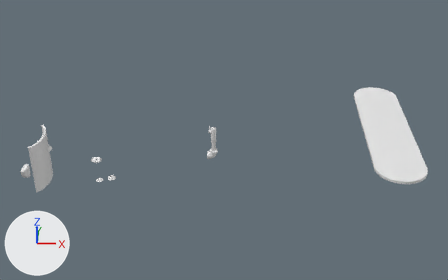
What one commit did to the Blender file Assets/Bots/objectmodeling.blend.
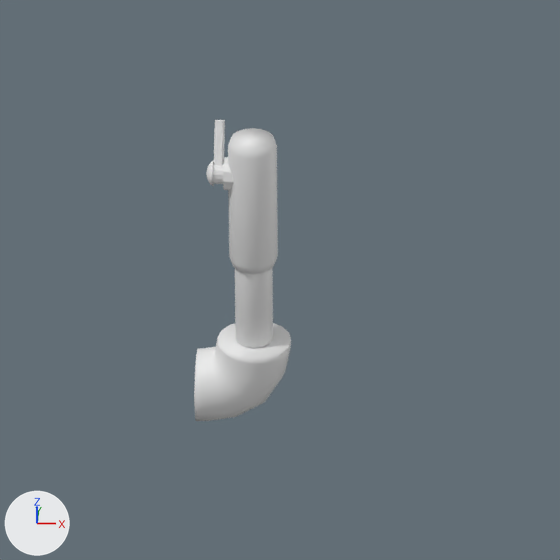
The first picture shows the older version from a 50 mm lens placed at (8.47, -20.21, 12.9), pointed at (7.33, 2.36, -0.34). The close-ups show the older and then the newer version on the part from 41% to 55% of the width and 40% to 62% of the height of that picture. Only the edits that show in the close-ups are written down. Arrows for +X, +Y and +Z are at lower left; the lights stay in place.
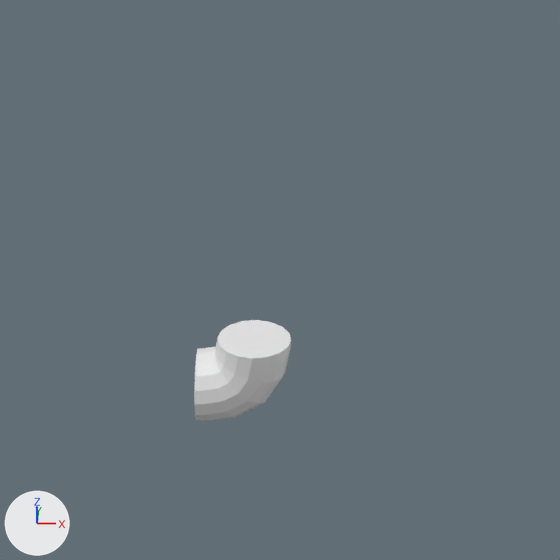
Changed parts and their boxes [x1, y1, x2, y2] in the close-ups (560 x 560 px):
'Cylinder.005', deleted
    before: [228, 128, 278, 274]
'Cylinder.004', deleted
    before: [235, 268, 273, 348]
'Cube', deleted
    before: [214, 120, 225, 166]
'Cylinder.003', deleted
    before: [223, 157, 234, 190]
'Cylinder.006', deleted
    before: [213, 163, 224, 184]
'Sphere.002', deleted
    before: [206, 160, 214, 186]

What the commit changed:
Object 'Cylinder.004' (ob_cylinder_004) is deleted.
Object 'Cylinder.005' (ob_cylinder_005) is deleted.
Object 'Cylinder.003' (ob_cylinder_003) is deleted.
Object 'Sphere.002' (ob_sphere_002) is deleted.
Object 'Cylinder.006' (ob_cylinder_006) is deleted.
Object 'Cube' (ob_cube) is deleted.
